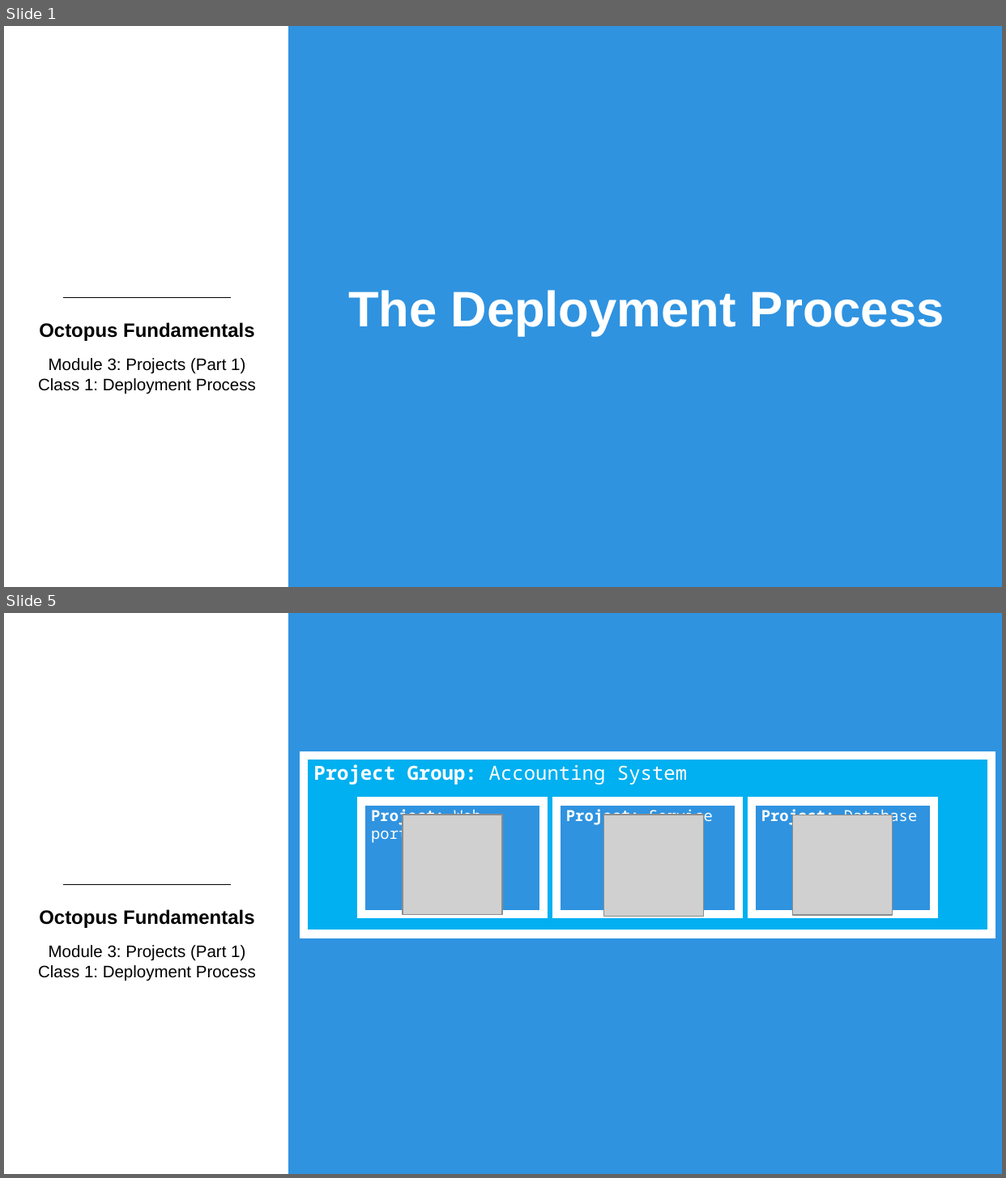
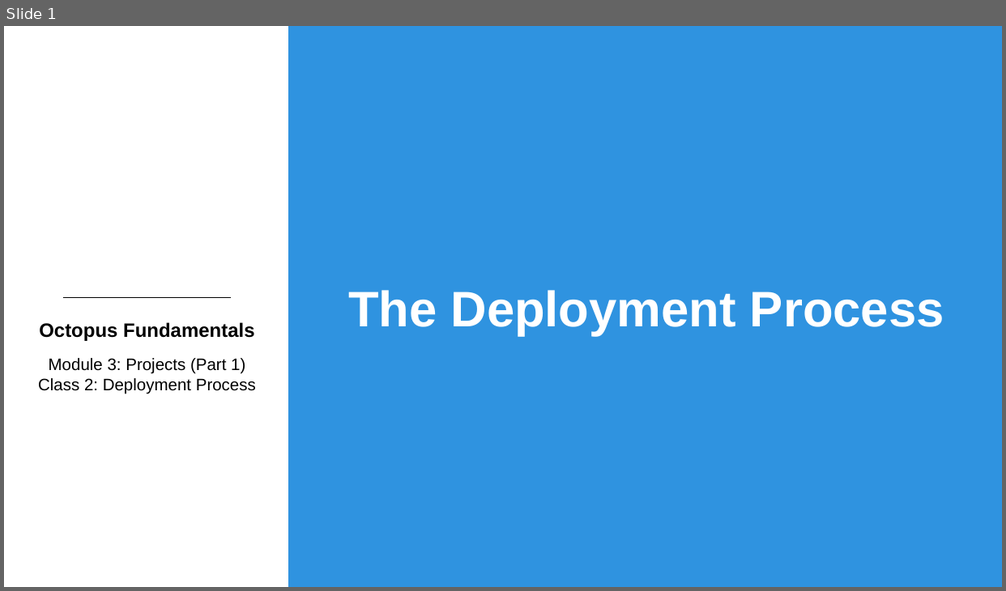
Before and after one commit to OctopusDeployCommunity/Octopus-Fundamentals-Course, a slide deck: OctopusDeployFundamentals/Module3-DeploymentProjects/Slides/Module3Class2-DeploymentProcess.pptx. Shown one above the other, each under a label of ours: slides 1 and 5 before the commit, slide 1 after it; the slides between them are not shown. The pictures are 1006x1178 and 1006x591 pixels, drawn with LibreOffice and Linux fonts; fonts in the diff are those of the drawing; grey boxes stand for pictures; background and template pictures are left out. Boxes give left, top, right and bottom in pixels: in the first picture for what was removed or moved away, otherwise in the second. Text is boxed around its words. In the diff, an @@ line names an element or a change of style, - is before the commit and + after.

Commit message:
Adding slides for mod 3 classes 2-4

```diff
--- a/OctopusDeployFundamentals/Module3-DeploymentProjects/Slides/Module3Class2-DeploymentProcess.pptx
+++ b/OctopusDeployFundamentals/Module3-DeploymentProjects/Slides/Module3Class2-DeploymentProcess.pptx
@@ slide 5 removed at [4,613,1002,1174], background #FFFFFF; not listed: 3 template elements that a slide beside it also shows @@
@@ rectangle removed at [305,756,992,935] @@
-Project Group: Accounting System
@@ rectangle removed at [361,802,544,914] @@
-Project: Web portal
@@ rectangle removed at [556,802,739,914] @@
-Project: Service
@@ rectangle removed at [752,802,934,914] @@
-Project: Database
@@ picture removed at [403,815,502,914] @@
@@ picture removed at [603,815,704,917] @@
@@ picture removed at [792,815,892,915] @@
@@ slide 1 changed as well @@
@@ text at [38,378,256,395]: text changed @@
-Class 1: Deployment Process
+Class 2: Deployment Process
```
Also in this commit, not shown: 1 other slide changed, 2 slides added, 5 other slides removed, 4 other files.
